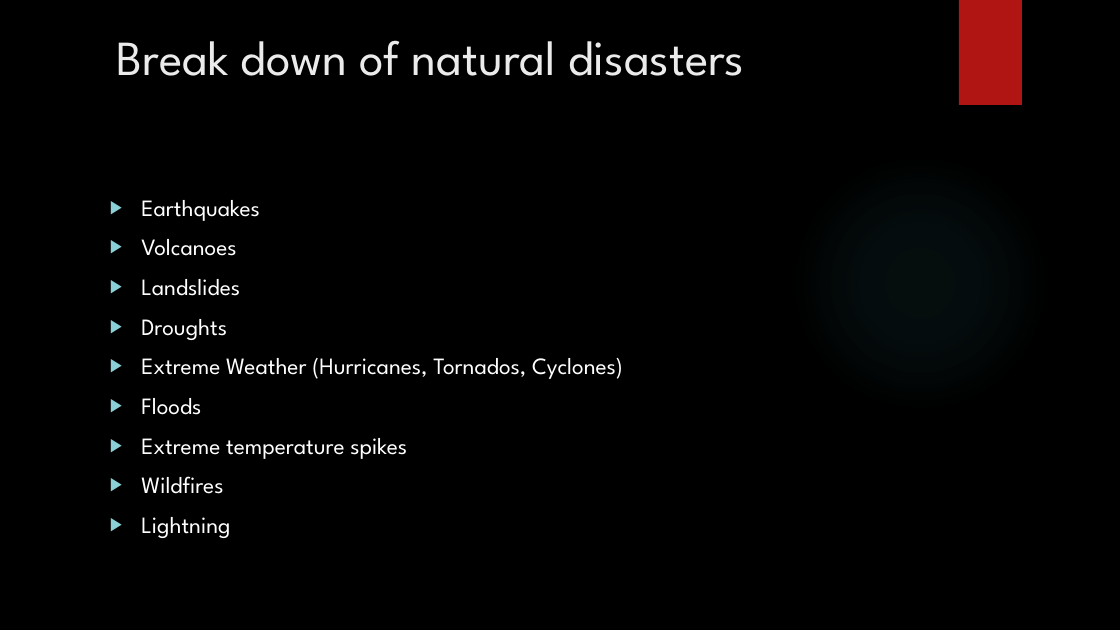
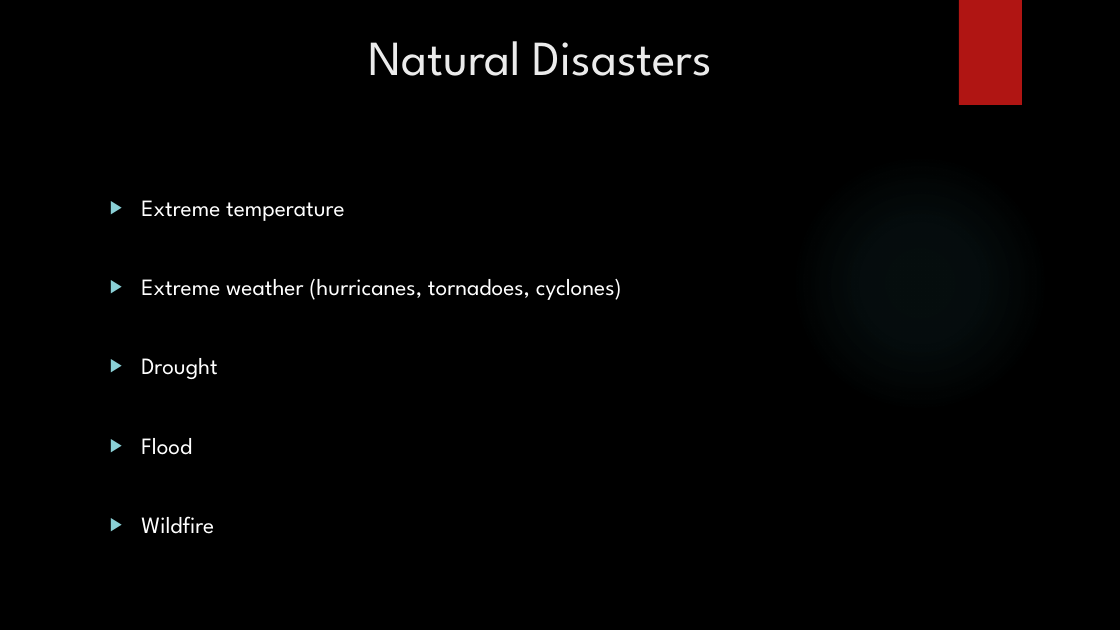
Before and after one commit to WMcWilliams15/NSS-Capstone, a slide deck: slide 8 of Power_Point/The Great Acceleration.pptx (slide 7 before the commit). Drawn at 1120x630 pixels with LibreOffice and Linux fonts; fonts in the diff are those of the drawing; background and template pictures are left out. Boxes give left, top, right and bottom in pixels: in the first picture for what was removed or moved away, otherwise in the second. Text is boxed around its words. In the diff, an @@ line names an element or a change of style, - is before the commit and + after.

```diff
--- a/Power_Point/The Great Acceleration.pptx
+++ b/Power_Point/The Great Acceleration.pptx
@@ title at [369, 41, 712, 76]: text changed @@
-Break down of natural disasters
+Natural Disasters
@@ text at [141, 200, 622, 534]: text changed @@
-▶ Earthquakes
-▶ Volcanoes
-▶ Landslides
-▶ Droughts
-▶ Extreme Weather (Hurricanes, Tornados, Cyclones)
-▶ Floods
-▶ Extreme temperature spikes
-▶ Wildfires
-▶ Lightning
+▶ Extreme temperature
+▶ Extreme weather (hurricanes, tornadoes, cyclones)
+▶ Drought
+▶ Flood
+▶ Wildfire
```
Also in this commit, not shown: 7 other slides changed, 1 slide added, 1 slide removed, 34 other files.
